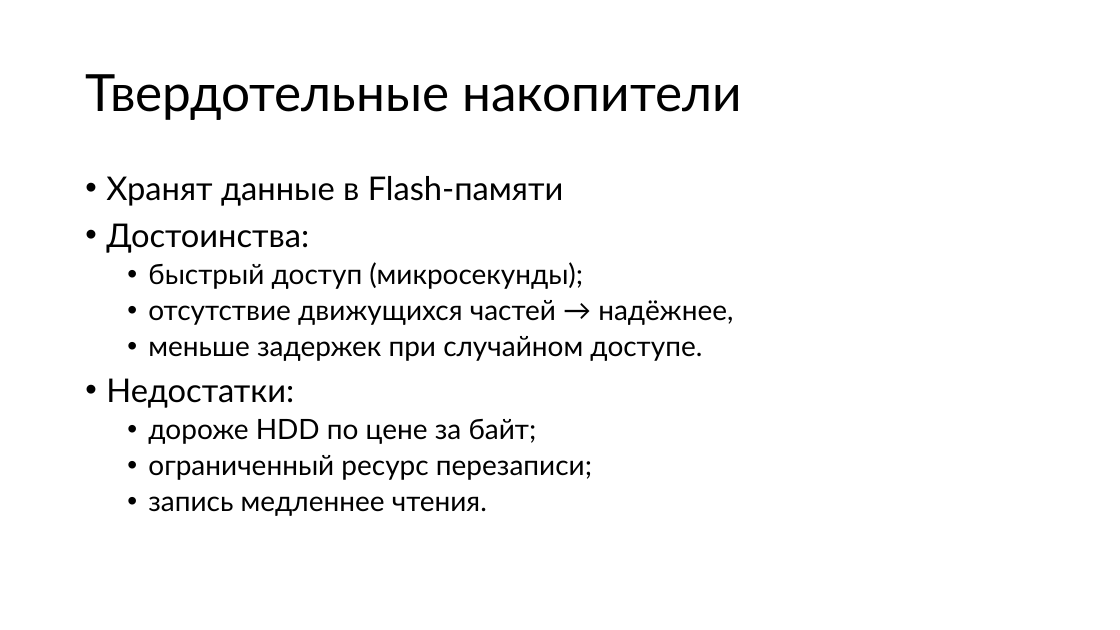
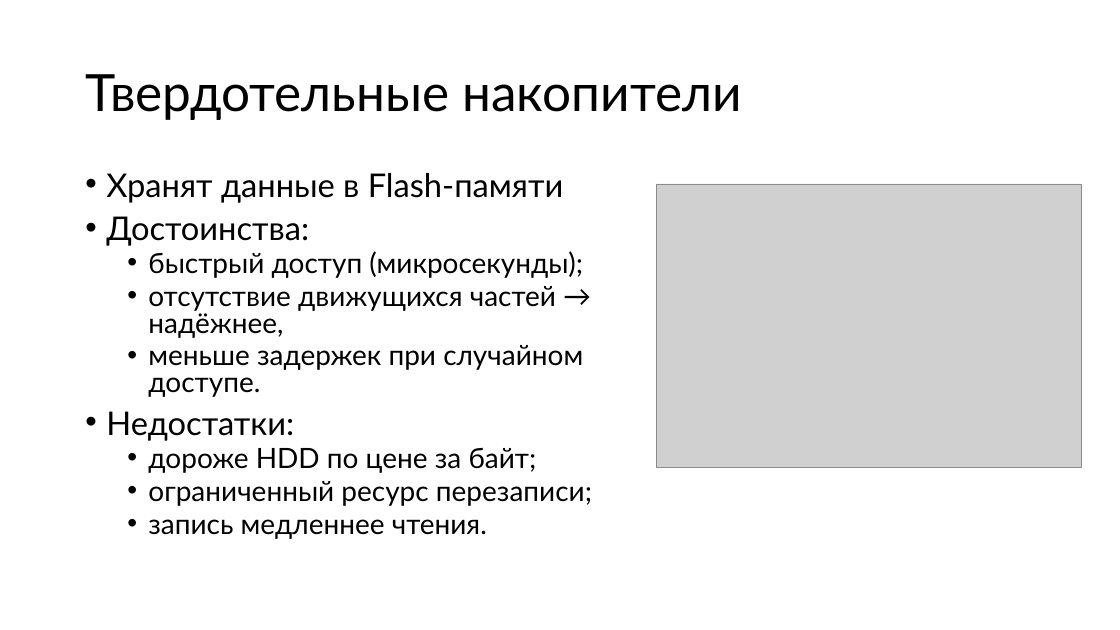
Before and after one commit to alexey-malov/os-course, a slide deck: slide 52 of lectures/01/Введение в ОС.pptx. Drawn at 1120x630 pixels with LibreOffice and Linux fonts; fonts in the diff are those of the drawing; grey boxes stand for pictures. Boxes give left, top, right and bottom in pixels: in the first picture for what was removed or moved away, otherwise in the second. Text is boxed around its words. In the diff, an @@ line names an element or a change of style, - is before the commit and + after.

```diff
--- a/lectures/01/Введение в ОС.pptx
+++ b/lectures/01/Введение в ОС.pptx
@@ text "Хранят данные в Flash-памяти" at (106,173,592,539): line spacing 0.9 to 0.8 @@
@@ picture added at (656,184,1081,467) @@
```
Also in this commit, not shown: 17 other slides changed, 1 slide added.
